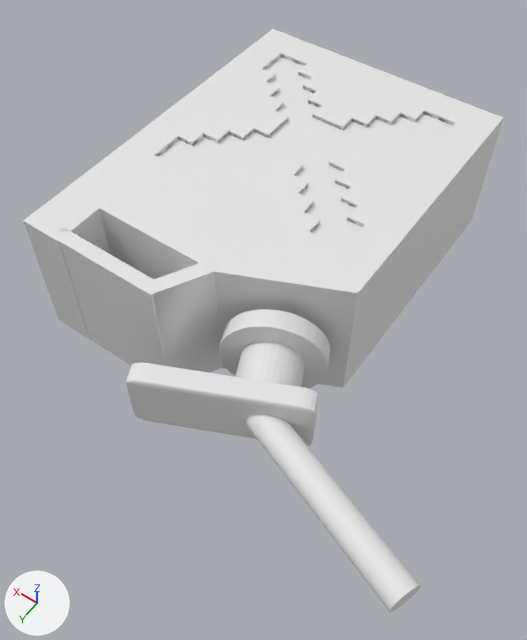
The FBX model src/Assets/Models/gas_canister.fbx: old version first, new version second.
The view is the same before and after, from a 50 mm lens placed at (-2.13, 3.51, 3.71), pointed at (-0.36, 1.04, -0.18). Arrows for +X, +Y and +Z are at lower left; the lights stay in place. Where no turn or scale is listed for an object, it has been applied to the vertices.
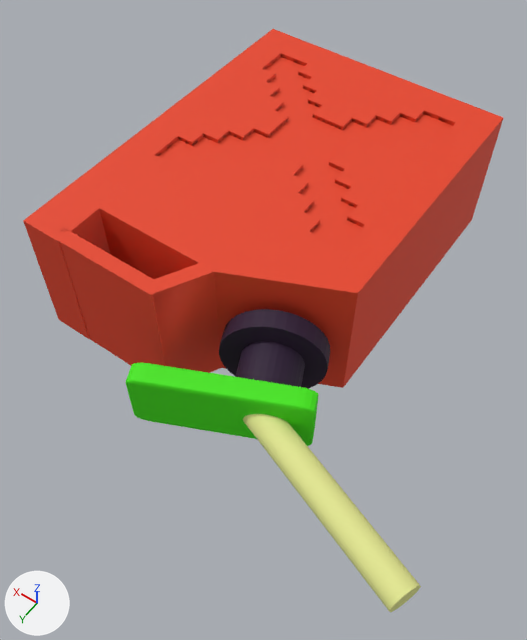
Patch to the scene script:
```diff
--- a/src/Assets/Models/gas_canister.fbx.py
+++ b/src/Assets/Models/gas_canister.fbx.py
@@ mat_blacktube @@
+mat_blacktube = principled_material('BlackTube')
+mat_blacktube.base_color = (0.0229, 0.00613, 0.0331)  # dark purple #2a1233
+mat_blacktube.roughness = 0.69
@@ mat_yellowhose @@
+mat_yellowhose = principled_material('YellowHose')
+mat_yellowhose.base_color = (0.772, 0.8, 0.28)  # yellow #e4e790
+mat_yellowhose.roughness = 0.681
@@ mat_greenvalve @@
+mat_greenvalve = principled_material('GreenValve')
+mat_greenvalve.base_color = (0.0531, 0.8, 0.0000437)  # green #41e700
+mat_greenvalve.roughness = 0.69
@@ mat_redtank @@
+mat_redtank = principled_material('RedTank')
+mat_redtank.base_color = (0.8, 0.0554, 0.016)  # red #e74322
+mat_redtank.roughness = 0.69
@@ me_mesh @@
 me_mesh.from_pydata(...)  # 152 vertices, 150 faces; spans x -0.524..0.524, y -0.288..0.288, z -0.225..0.225
-me_mesh.materials.append(mat_material_003)  # white #e7e7e7
+me_mesh.materials.append(mat_greenvalve)  # green #41e700
@@ me_cube @@
 me_cube.from_pydata(...)  # 2334 vertices, 2249 faces; spans x -1.0..1.0, y -1.0..1.7, z 0.0..1.0
-me_cube.materials.append(mat_material_001)  # white #e7e7e7
+me_cube.materials.append(mat_redtank)  # red #e74322
@@ me_cylinder @@
 me_cylinder.from_pydata(...)  # 192 vertices, 162 faces; spans x -0.35..0.35, y -0.447..0.447, z -0.34..0.34
-me_cylinder.materials.append(mat_material_002)  # white #e7e7e7
+me_cylinder.materials.append(mat_blacktube)  # dark purple #2a1233
@@ me_cylinder_001 @@
 me_cylinder_001.from_pydata(...)  # 64 vertices, 34 faces; spans x -0.692..0.692, y -0.333..0.333, z -0.1..0.1
-me_cylinder_001.materials.append(mat_material_004)  # white #e7e7e7
+me_cylinder_001.materials.append(mat_yellowhose)  # yellow #e4e790
```

Where the change shows, as pixel boxes (x1, y1, x2, y2) in the pictures (527 x 640 px):
'Cube', recoloured (white to red)
    both: (23, 29, 503, 388)
'Cube.001', recoloured (white to green)
    both: (125, 363, 318, 446)
'Cylinder.001', recoloured
    both: (243, 414, 421, 612)
'Cylinder', recoloured
    both: (219, 309, 330, 389)
